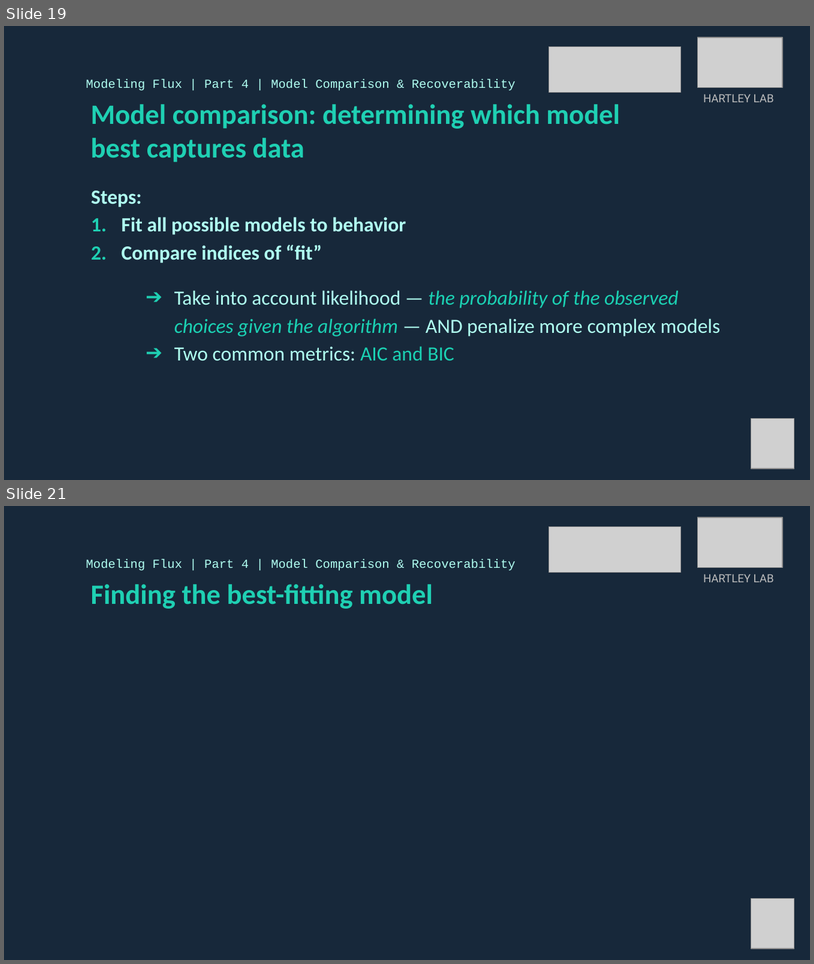
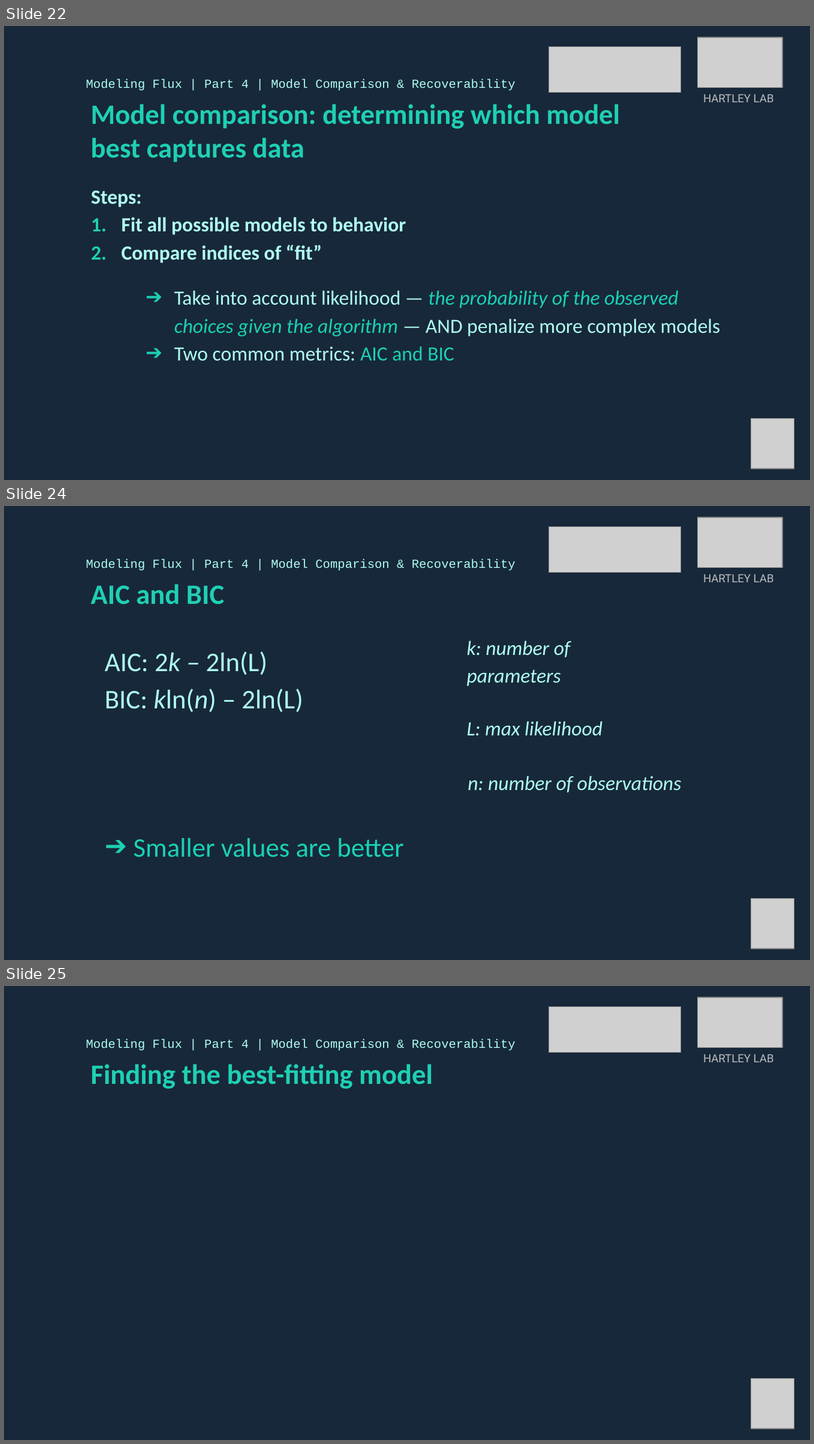
Before and after one commit to DevComPsy/2021FluxCompModellingWorkshop, a slide deck: SectionD/Flux_GroupD_combined.pptx. Shown one above the other, each under a label of ours: slides 19 and 21 before the commit, slides 22, 24 and 25 after it; the slides between them are not shown. The pictures are 814x964 and 814x1444 pixels, drawn with LibreOffice and Linux fonts; fonts in the diff are those of the drawing; grey boxes stand for pictures. Boxes give left, top, right and bottom in pixels: in the first picture for what was removed or moved away, otherwise in the second. Text is boxed around its words. In the diff, an @@ line names an element or a change of style, - is before the commit and + after.

```diff
--- a/SectionD/Flux_GroupD_combined.pptx
+++ b/SectionD/Flux_GroupD_combined.pptx
@@ slide 24 added at (4,506,810,960), background #17283A @@
@@ picture added at (698,517,783,567) @@
@@ picture added at (549,527,681,573) @@
@@ text added at (86,559,516,571), 11 pt, text #B0FEF1 @@
+Modeling Flux | Part 4 | Model Comparison & Recoverability
@@ text added at (704,574,774,582), 10 pt, text #BDBDBD @@
+HARTLEY LAB
@@ title added at (91,584,224,604), 25 pt, text #1FD0B3, bold @@
+AIC and BIC
@@ text added at (467,640,570,686), 18 pt, text #AFFFF1, italic @@
+  k: number of parameters
@@ text added at (105,651,404,857), 24 pt, text #AFFFF1 @@
+AIC: 2k – 2ln(L)
+BIC: kln(n) – 2ln(L)
+  ➔ Smaller values are better
@@ text added at (467,721,603,736), 18 pt, text #AFFFF1, italic @@
+  L: max likelihood
@@ text added at (468,775,682,792), 18 pt, text #AFFFF1, italic @@
+  n: number of observations
@@ picture added at (752,898,794,948) @@
@@ what was slide 19 is now slide 22 @@
@@ what was slide 21 is now slide 25 @@
```
Also in this commit, not shown: 5 slides changed, 4 other slides added, 3 other files.
